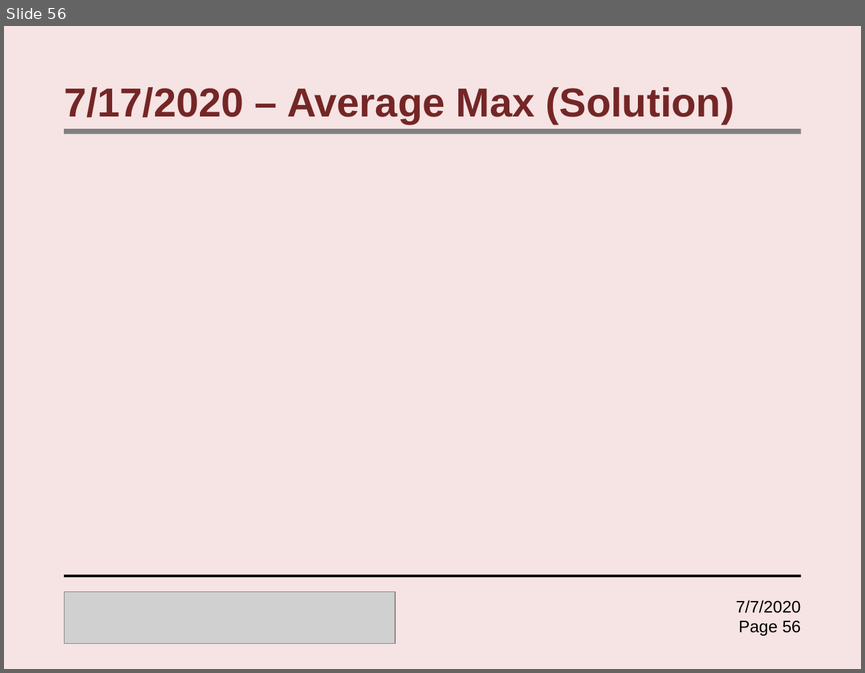
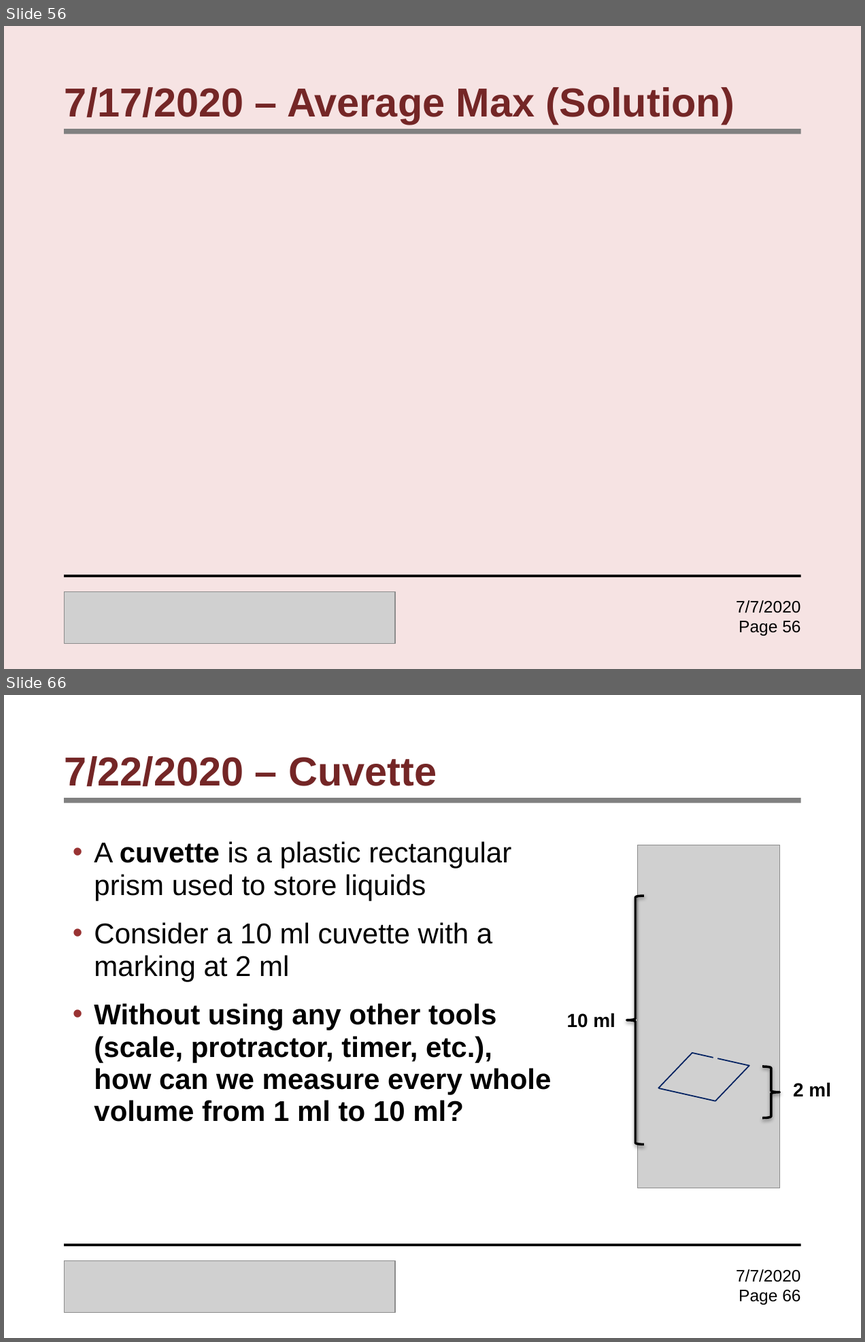
Before and after one commit to Samyak-code/Instructorfiles, a slide deck: lectures/extra/RacecarRiddles.pptx. Shown one above the other, each under a label of ours: slide 56 before the commit, slides 56 and 66 after it; the slides between them are not shown. The pictures are 865x673 and 865x1342 pixels, drawn with LibreOffice and Linux fonts; fonts in the diff are those of the drawing; grey boxes stand for pictures. Boxes give left, top, right and bottom in pixels: in the first picture for what was removed or moved away, otherwise in the second. Text is boxed around its words. In the diff, an @@ line names an element or a change of style, - is before the commit and + after.

```diff
--- a/lectures/extra/RacecarRiddles.pptx
+++ b/lectures/extra/RacecarRiddles.pptx
@@ slide 66 added at bbox=[4, 695, 861, 1338], background #FFFFFF @@
@@ title added at bbox=[64, 756, 436, 787], 34 pt, text #742626, bold @@
+7/22/2020 – Cuvette
@@ rectangle added at bbox=[64, 798, 801, 803], fill #808080 @@
@@ text added at bbox=[94, 841, 551, 1121], 24 pt, text #000000, bold @@
+• A cuvette is a plastic rectangular prism used to store liquids
+• Consider a 10 ml cuvette with a marking at 2 ml
+• Without using any other tools (scale, protractor, timer, etc.), how can we measure every whole volume from 1 ml to 10 ml?
@@ right brace added at bbox=[627, 896, 644, 1144], outline #000000 2 pt @@
@@ text added at bbox=[567, 1013, 615, 1028], 16 pt, text #000000, bold @@
+10 ml
@@ group added at bbox=[637, 845, 779, 1187]: 5 lines, 1 picture @@
@@ right brace added at bbox=[762, 1066, 779, 1117], outline #000000 2 pt @@
@@ text added at bbox=[793, 1082, 831, 1096], 16 pt, text #000000, bold @@
+2 ml
@@ rectangle added at bbox=[64, 1243, 801, 1246], fill #000000 @@
@@ picture added at bbox=[64, 1261, 395, 1312] @@
@@ text added at bbox=[736, 1269, 800, 1304], 14 pt, text #000000 @@
+7/7/2020
+Page 66
```
Also in this commit, not shown: 51 other slides added.
